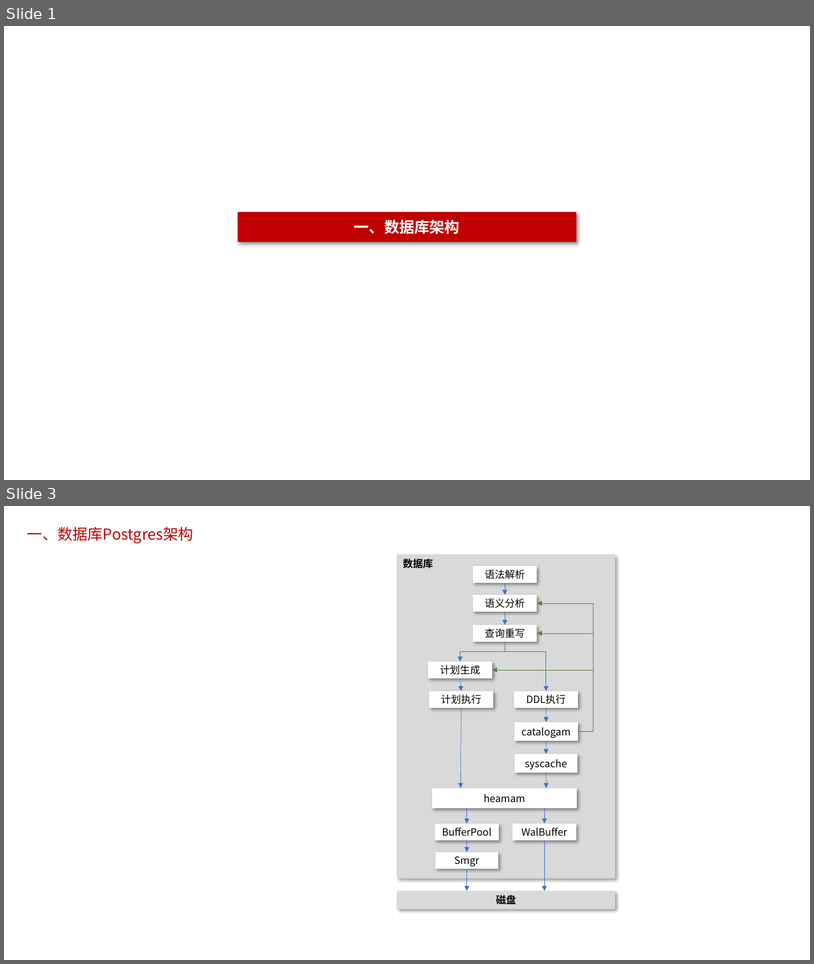
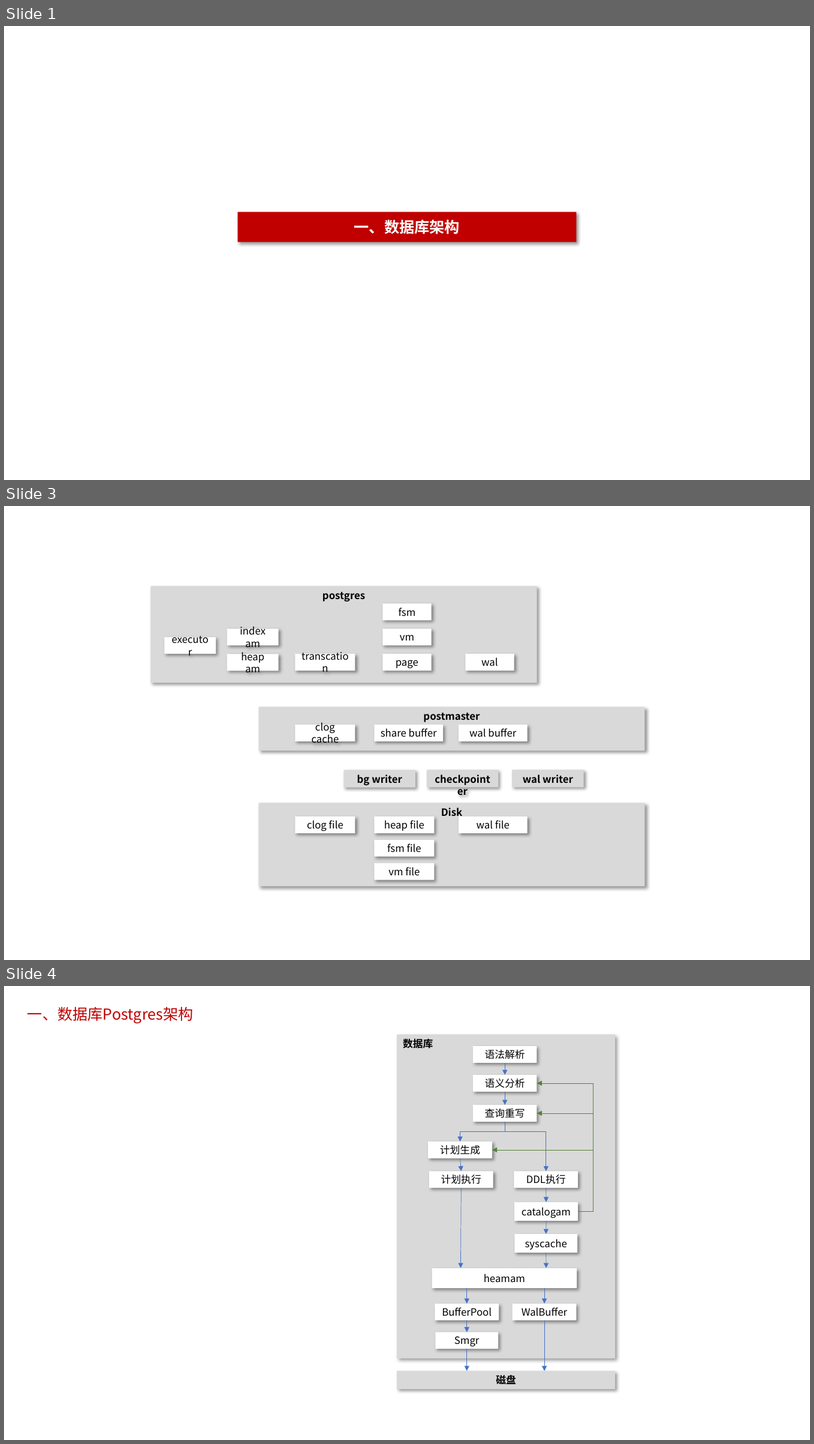
Before and after one commit to poorkk/lorand, a slide deck: source/doc/数据库安全.pptx. Shown one above the other, each under a label of ours: slides 1 and 3 before the commit, slides 1, 3 and 4 after it; the slides between them are not shown. The pictures are 814x964 and 814x1444 pixels, drawn with LibreOffice and Linux fonts; fonts in the diff are those of the drawing. Boxes give left, top, right and bottom in pixels: in the first picture for what was removed or moved away, otherwise in the second. Text is boxed around its words. In the diff, an @@ line names an element or a change of style, - is before the commit and + after.

```diff
--- a/source/doc/数据库安全.pptx
+++ b/source/doc/数据库安全.pptx
@@ slide 3 added at [4, 506, 810, 960], background #FFFFFF @@
@@ rectangle added at [151, 586, 537, 682], fill #D9D9D9, 12 pt, text #000000, bold @@
+postgres
@@ rectangle added at [383, 603, 432, 621], fill #FFFFFF, 12 pt, text #000000 @@
+fsm
@@ rectangle added at [227, 629, 279, 646], fill #FFFFFF, 12 pt, text #000000 @@
+index am
@@ rectangle added at [383, 629, 432, 646], fill #FFFFFF, 12 pt, text #000000 @@
+vm
@@ rectangle added at [164, 637, 216, 654], fill #FFFFFF, 12 pt, text #000000 @@
+executor
@@ rectangle added at [227, 654, 279, 671], fill #FFFFFF, 12 pt, text #000000 @@
+heap am
@@ rectangle added at [296, 654, 356, 670], fill #FFFFFF, 12 pt, text #000000 @@
+transcation
@@ rectangle added at [383, 654, 432, 670], fill #FFFFFF, 12 pt, text #000000 @@
+page
@@ rectangle added at [465, 654, 515, 670], fill #FFFFFF, 12 pt, text #000000 @@
+wal
@@ rectangle added at [258, 707, 645, 750], fill #D9D9D9, 12 pt, text #000000, bold @@
+postmaster
@@ rectangle added at [296, 724, 356, 741], fill #FFFFFF, 12 pt, text #000000 @@
+clog cache
@@ rectangle added at [375, 724, 444, 741], fill #FFFFFF, 12 pt, text #000000 @@
+share buffer
@@ rectangle added at [459, 724, 528, 741], fill #FFFFFF, 12 pt, text #000000 @@
+wal buffer
@@ rectangle added at [344, 770, 416, 787], fill #D9D9D9, 12 pt, text #000000, bold @@
+bg writer
@@ rectangle added at [427, 770, 499, 787], fill #D9D9D9, 12 pt, text #000000, bold @@
+checkpointer
@@ rectangle added at [513, 770, 585, 787], fill #D9D9D9, 12 pt, text #000000, bold @@
+wal writer
@@ rectangle added at [258, 803, 645, 886], fill #D9D9D9, 12 pt, text #000000, bold @@
+Disk
@@ rectangle added at [296, 816, 356, 833], fill #FFFFFF, 12 pt, text #000000 @@
+clog file
@@ rectangle added at [375, 816, 435, 833], fill #FFFFFF, 12 pt, text #000000 @@
+heap file
@@ rectangle added at [459, 816, 528, 833], fill #FFFFFF, 12 pt, text #000000 @@
+wal file
@@ rectangle added at [375, 840, 435, 856], fill #FFFFFF, 12 pt, text #000000 @@
+fsm file
@@ rectangle added at [375, 863, 435, 880], fill #FFFFFF, 12 pt, text #000000 @@
+vm file
@@ what was slide 3 is now slide 4 @@
```
Also in this commit, not shown: 1 slide changed, 2 other files.
